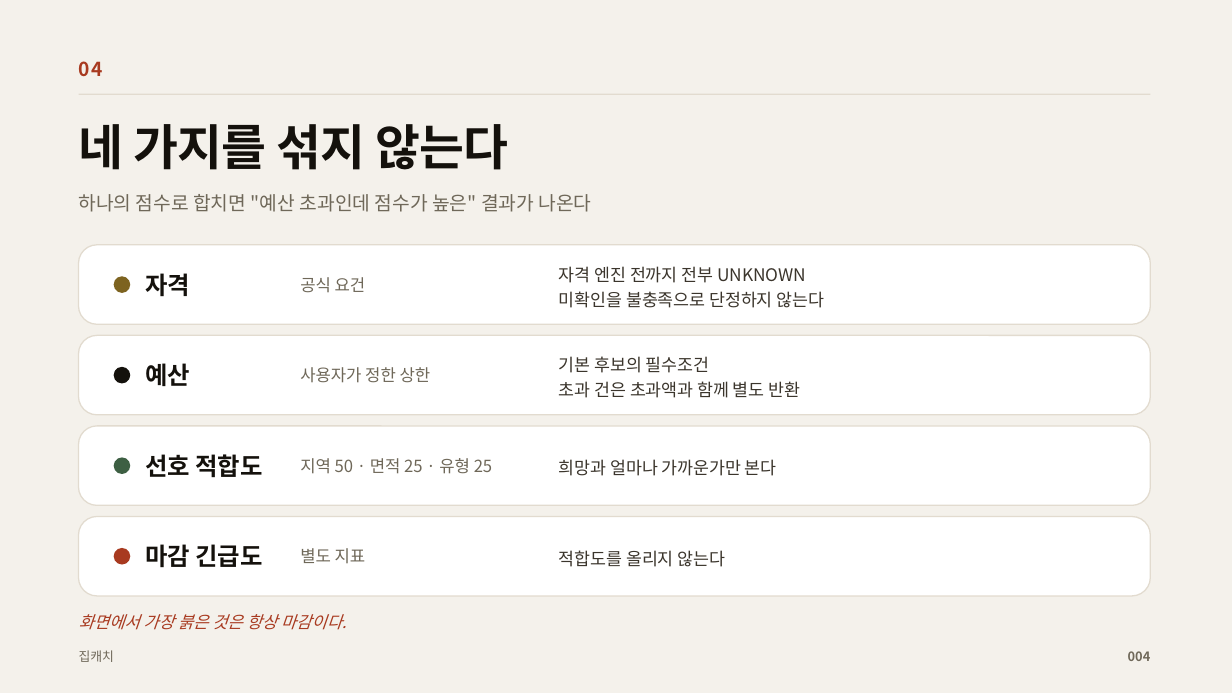
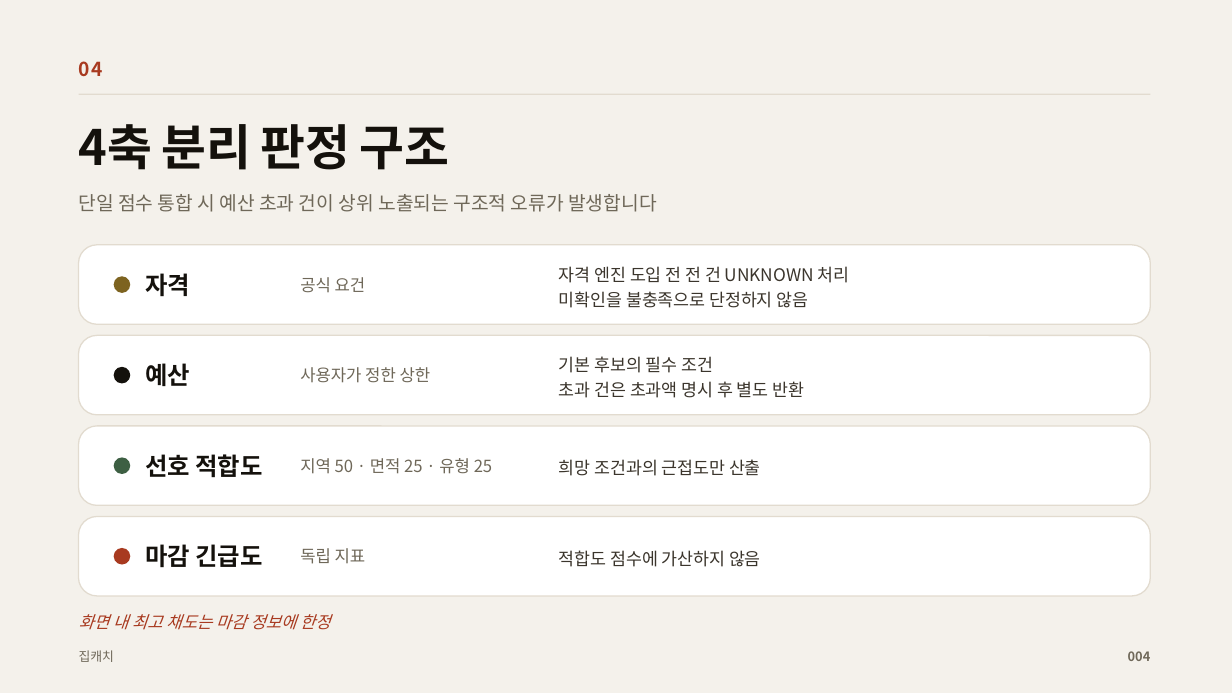
Before and after one commit to yubinxe/ch_insight, a slide deck: slide 5 of docs/presentation/집캐치_IR.pptx. Drawn at 1232x693 pixels with LibreOffice and Linux fonts; fonts in the diff are those of the drawing. Boxes give left, top, right and bottom in pixels: in the first picture for what was removed or moved away, otherwise in the second. Text is boxed around its words. In the diff, an @@ line names an element or a change of style, - is before the commit and + after.

```diff
--- a/docs/presentation/집캐치_IR.pptx
+++ b/docs/presentation/집캐치_IR.pptx
@@ text at bbox=[79, 124, 449, 170]: text changed @@
-네 가지를 섞지 않는다
+4축 분리 판정 구조
@@ text at bbox=[79, 194, 657, 212]: text changed @@
-하나의 점수로 합치면 "예산 초과인데 점수가 높은" 결과가 나온다
+단일 점수 통합 시 예산 초과 건이 상위 노출되는 구조적 오류가 발생합니다
@@ text at bbox=[559, 266, 850, 308]: text changed @@
-자격 엔진 전까지 전부 UNKNOWN
-미확인을 불충족으로 단정하지 않는다
+자격 엔진 도입 전 전 건 UNKNOWN 처리
+미확인을 불충족으로 단정하지 않음
@@ text at bbox=[559, 356, 804, 398]: text changed @@
-기본 후보의 필수조건
-초과 건은 초과액과 함께 별도 반환
+기본 후보의 필수 조건
+초과 건은 초과액 명시 후 별도 반환
@@ text at bbox=[559, 459, 761, 476]: text changed @@
-희망과 얼마나 가까운가만 본다
+희망 조건과의 근접도만 산출
@@ text at bbox=[300, 548, 366, 564]: text changed @@
-별도 지표
+독립 지표
@@ text at bbox=[559, 550, 761, 567]: text changed @@
-적합도를 올리지 않는다
+적합도 점수에 가산하지 않음
@@ text at bbox=[79, 614, 331, 630]: text changed @@
-화면에서 가장 붉은 것은 항상 마감이다.
+화면 내 최고 채도는 마감 정보에 한정
```
Also in this commit, not shown: 9 other slides changed, 2 other files.
